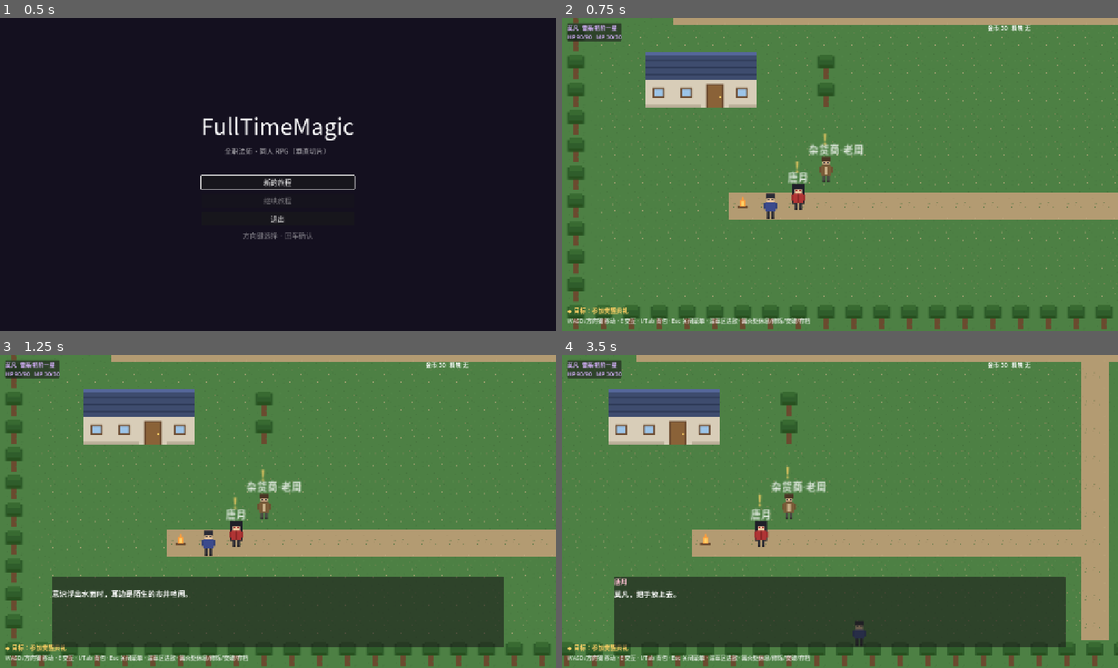
Above: before the commit, frames 1-4 (two rows, left to right).
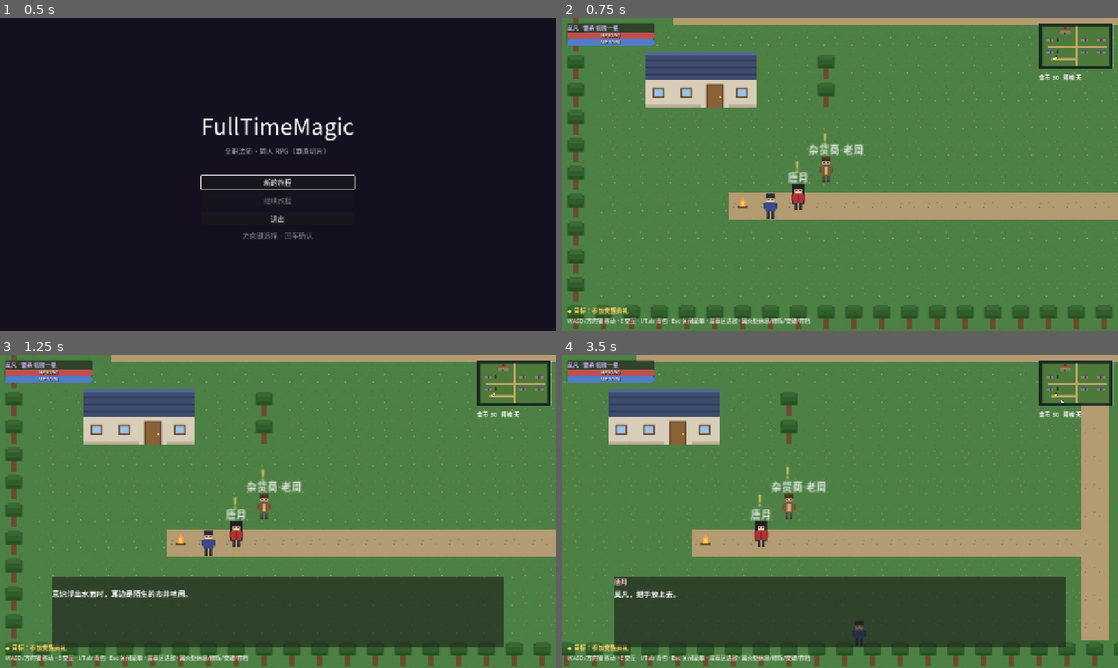
Above: after the commit, the same moments.

Repository: Lydocan/FullTimeMagic
Game: Godot game, scene res://src/main/main.tscn
Same seed, same stepped clock (60 frames per second), same inputs: the game is played once before the commit and once after it.
Inputs (mouse positions are in pixels of both pictures, inside the frame that each line leads up to):
- Up to frame 1 (0.5 s): no input
- Up to frame 2 (0.75 s): click "新的旅程" at 0.5 s
- Up to frame 3 (1.25 s): no input
- Up to frame 4 (3.5 s): tap Enter (ui_accept) at 1.25, 1.52, 2.27 s; move the mouse to (962, 495) at 1.27 s; hold D (move_right) 1.28-2.03 s; tap Space (attack) at 1.35 s; click (962, 495) at 1.42 s; move the mouse to (728, 527) at 2.02 s; hold S (move_down) 2.03-2.78 s; tap Z (boost_cycle) at 2.1 s; move the mouse to (895, 442) at 2.77 s; hold D (move_right) from 2.78 s (still down); hold E (interact) from 2.78 s (still down)

Frame 1 is identical in both runs. In frame 2, 1.8% of the frame differs, in the area x 1-100%, y 1-21%; in frame 3, 1.8%; in frame 4, 2.4%.

Commit message:
feat: 右上角小地图与主线目标黄三角指引，队伍 HP/MP 改进度条+数值
- 新增 src/ui/minimap.gd：整图地块烘焙静态纹理（4px/格），玩家白点实时
  定位；主线目标黄三角浮动指向 objective_target() 落点，不在本图则隐藏
- map_base 新增 objective_target() 虚函数，三张地图按剧情旗标覆盖：
  觉醒典礼/北门/穆宁雪/宇昂/狼王/决斗台各阶段均有落点
- 队员 HUD 改为元素色名字行 + HP 红条 + MP 蓝条，数值叠条显示；
  顺带修复中途入队成员（穆宁雪）不出现在 HUD 的旧隐患
- 金币/精魄移至小地图下方，右上角归位

Co-Authored-By: Claude <noreply@anthropic.com>

Diff:
--- /dev/null
+++ b/src/ui/minimap.gd
@@ -0,0 +1,91 @@
+extends Control
+## 右上角小地图：整图地块缩略 + 玩家白点 + 主线目标黄三角。
+##
+## 静态地块层只烘焙一次（ImageTexture），每帧仅叠加玩家/目标两个动态标记。
+## 目标落点由地图的 objective_target() 给出（世界坐标），不在本图则不画三角。
+
+const SCALE_PX := 4  # 每格地块的像素数
+const PAD := 5       # 面板内边距
+const OBJECTIVE_COLOR := Color("ffd166")  # 与左下目标文字同色
+
+## 地块字符 → 缩略色（与 tiles_proto.png 的观感对齐）。
+const TILE_COLORS := {
+	"G": Color("4d7a3a"),  # 草地
+	"H": Color("35602c"),  # 深草（暗雷区）
+	"P": Color("c9a86a"),  # 道路
+	"T": Color("1f4526"),  # 树墙
+	"R": Color("6f6f78"),  # 岩石
+	"W": Color("3a6ea8"),  # 水面
+	"F": Color("41608f"),  # 民居屋顶
+	"B": Color("8d8271"),  # 墙体
+	"D": Color("5f4028"),  # 门
+	"C": Color("9c4a3c"),  # 校舍红瓦
+	"U": Color("7a352c"),  # 校舍尖塔
+}
+
+var _map  # MapBase；按鸭子类型引用，避免与 map_base.gd 形成 preload 环
+var _tiles_tex: ImageTexture
+
+
+func setup(map) -> void:
+	_map = map
+	var size_cells: Vector2i = map.map_size()
+	var inner := Vector2(size_cells) * SCALE_PX
+	custom_minimum_size = inner + Vector2(PAD, PAD) * 2.0
+	size = custom_minimum_size
+	_bake_tiles()
+
+
+## 整图烘焙成一张小纹理：每格 1 像素 → 最近邻放大，保持像素块干净。
+func _bake_tiles() -> void:
+	var size_cells: Vector2i = _map.map_size()
+	var img := Image.create(size_cells.x, size_cells.y, false, Image.FORMAT_RGBA8)
+	for y in size_cells.y:
+		for x in size_cells.x:
+			img.set_pixel(x, y, TILE_COLORS.get(_map._cell_char(Vector2i(x, y)), TILE_COLORS["G"]))
+	img.resize(size_cells.x * SCALE_PX, size_cells.y * SCALE_PX, Image.INTERPOLATE_NEAREST)
+	_tiles_tex = ImageTexture.create_from_image(img)
+
+
+func _process(_delta: float) -> void:
+	queue_redraw()
+
+
+func _draw() -> void:
+	var inner := size - Vector2(PAD, PAD) * 2.0
+	draw_rect(Rect2(Vector2.ZERO, size), Color(0.04, 0.03, 0.09, 0.78))
+	draw_rect(Rect2(Vector2.ZERO, size), Color(1, 1, 1, 0.22), false, 1.0)
+	if _tiles_tex != null:
+		draw_texture_rect(_tiles_tex, Rect2(Vector2(PAD, PAD), inner), false)
+	_draw_marker(_map.player.global_position, Color(1, 1, 1))
+	_draw_objective()
+
+
+## 世界坐标 → 小地图像素（含内边距偏移）。
+func _to_minimap(world_pos: Vector2) -> Vector2:
+	var size_cells: Vector2i = _map.map_size()
+	var world_size := Vector2(size_cells) * float(_map.TILE)
+	return Vector2(PAD, PAD) + world_pos / world_size * (size - Vector2(PAD, PAD) * 2.0)
+
+
+func _draw_marker(world_pos: Vector2, color: Color) -> void:
+	var pos := _to_minimap(world_pos)
+	draw_circle(pos + Vector2(0.5, 0.5), 3.5, Color(0, 0, 0, 0.6))
+	draw_circle(pos, 2.5, color)
+
+
+## 主线目标黄三角：向上指并轻微浮动，目标不在本图时省略。
+func _draw_objective() -> void:
+	var target: Vector2 = _map.objective_target()
+	if target == Vector2.INF:
+		return
+	var bob := sin(Time.get_ticks_msec() / 250.0) * 1.5
+	var pos := _to_minimap(target) + Vector2(0, -5 + bob)
+	var r := 4.5
+	var points := PackedVector2Array([
+		pos + Vector2(0, -r),
+		pos + Vector2(r * 0.9, r * 0.7),
+		pos + Vector2(-r * 0.9, r * 0.7),
+	])
+	draw_colored_polygon(points, OBJECTIVE_COLOR)
+	draw_polyline(points + PackedVector2Array([points[0]]), Color(0, 0, 0, 0.55), 1.0)
--- a/src/world/arena/duel_arena.gd
+++ b/src/world/arena/duel_arena.gd
@@ -48,3 +48,10 @@
 			"学生", "", Callable())
 	add_npc(Vector2i(24, 3), "res://assets/images/char_merchant.png",
 			"围观大婶", "", Callable())
+
+
+## 主线落点：决斗结束前始终指向台中央。
+func objective_target() -> Vector2:
+	if not flag("duel_done"):
+		return _cell_center(STAGE_CELL)
+	return Vector2.INF
--- a/src/world/bo_city/bo_city.gd
+++ b/src/world/bo_city/bo_city.gd
@@ -78,3 +78,16 @@
 				{"kind": "equip", "id": "yuebai_pao"},
 				{"kind": "equip", "id": "lansui_zhui"},
 			])
+
+
+## 主线落点：觉醒典礼唐月 → 北门（去林地试练）→ 穆宁雪 → 宇昂（挑衅/毕业决斗）。
+func objective_target() -> Vector2:
+	if not flag("prologue_awaken_done"):
+		return _cell_center(Vector2i(8, 19))   # 觉醒典礼·唐月
+	if not flag("prologue_done"):
+		return _cell_center(NORTH_GATE)        # 经北门去灰雾林地
+	if not flag("ch1_mufu_done"):
+		return _cell_center(Vector2i(30, 13))  # 东街·穆宁雪
+	if not flag("ch1_yuang_done") or (flag("chapter1_half_done") and not flag("duel_intro_done")):
+		return _cell_center(Vector2i(13, 6))   # 天澜高中门口·宇昂
+	return Vector2.INF
--- a/src/world/map_base.gd
+++ b/src/world/map_base.gd
@@ -13,6 +13,7 @@
 const CAMPFIRE_SCRIPT := preload("res://src/world/campfire.gd")
 const NPC_SCRIPT := preload("res://src/world/npc.gd")
 const FOLLOWER_SCRIPT := preload("res://src/world/follower.gd")
+const MINIMAP_SCRIPT := preload("res://src/ui/minimap.gd")
 const BATTLE_SCENE := "res://src/battle/battle.tscn"
 
 ## 成员 id → 地图跟随立绘（战斗立绘同源；新增成员时在此登记）。
@@ -50,6 +51,7 @@
 var _menu_result: Label = null
 var _wealth_label: Label
 var _objective_label: Label
+var _party_box: VBoxContainer
 var _hud: CanvasLayer
 
 
@@ -409,15 +411,18 @@
 	add_child(_hud)
 	var panel := PanelContainer.new()
 	panel.position = Vector2(12, 12)
-	var box := VBoxContainer.new()
-	box.add_theme_constant_override("separation", 2)
-	panel.add_child(box)
+	_party_box = VBoxContainer.new()
+	_party_box.add_theme_constant_override("separation", 4)
+	panel.add_child(_party_box)
 	for m in GameState.party:
-		var label := Label.new()
-		label.add_theme_font_size_override("font_size", 13)
-		box.add_child(label)
-		m.set_meta("hud_label", label.get_instance_id())
+		_ensure_member_block(m)
 	_hud.add_child(panel)
+
+	var vw := get_viewport_rect().size.x
+	var mm := MINIMAP_SCRIPT.new()
+	mm.setup(self)
+	_hud.add_child(mm)
+	mm.position = Vector2(vw - mm.size.x - 12, 12)
 
 	var hint := Label.new()
 	hint.text = "WASD/方向键 移动 · E 交互 · I/Tab 背包 · Esc 关闭菜单 · 深草区遇敌 · 篝火处休息/修炼/突破/存档"
@@ -434,23 +439,76 @@
 
 	_wealth_label = Label.new()
 	_wealth_label.add_theme_font_size_override("font_size", 13)
-	_wealth_label.position = Vector2(get_viewport_rect().size.x - 300, 12)
+	_wealth_label.position = Vector2(vw - mm.size.x - 12, mm.size.y + 20)
 	_hud.add_child(_wealth_label)
+
+
+## —— 队员状态块：姓名行 + HP/MP 进度条（条上叠数值） ——
+
+## 取队员的状态块，没有则现建（中途入队的成员也能即时补上）。
+## 跨场景后旧块已随旧 HUD 销毁，失效时重建。
+func _ensure_member_block(m: CharacterState) -> void:
+	if m.has_meta("hud_block"):
+		var blk: Dictionary = m.get_meta("hud_block")
+		if is_instance_valid(blk["name"]):
+			return
+		m.remove_meta("hud_block")
+	var col := VBoxContainer.new()
+	col.add_theme_constant_override("separation", 1)
+	_party_box.add_child(col)
+	var name_label := Label.new()
+	name_label.add_theme_font_size_override("font_size", 13)
+	col.add_child(name_label)
+	m.set_meta("hud_block", {
+		"name": name_label,
+		"hp": _make_stat_bar(Color("c0504d"), col),
+		"mp": _make_stat_bar(Color("4f7dc9"), col),
+	})
+
+
+func _make_stat_bar(fill_color: Color, parent: Control) -> Dictionary:
+	var bar := ProgressBar.new()
+	bar.custom_minimum_size = Vector2(200, 15)
+	bar.show_percentage = false
+	var bg := StyleBoxFlat.new()
+	bg.bg_color = Color(0, 0, 0, 0.55)
+	bg.set_corner_radius_all(3)
+	var fill := StyleBoxFlat.new()
+	fill.bg_color = fill_color
+	fill.set_corner_radius_all(3)
+	bar.add_theme_stylebox_override("background", bg)
+	bar.add_theme_stylebox_override("fill", fill)
+	var text := Label.new()
+	text.set_anchors_preset(Control.PRESET_FULL_RECT)
+	text.horizontal_alignment = HORIZONTAL_ALIGNMENT_CENTER
+	text.vertical_alignment = VERTICAL_ALIGNMENT_CENTER
+	text.add_theme_font_size_override("font_size", 10)
+	text.add_theme_color_override("font_color", Color(1, 1, 1, 0.95))
+	text.add_theme_color_override("font_shadow_color", Color(0, 0, 0, 0.8))
+	text.add_theme_constant_override("shadow_offset_y", 1)
+	bar.add_child(text)
+	parent.add_child(bar)
+	return {"bar": bar, "text": text}
+
+
+func _update_stat_bar(stat: Dictionary, value: int, max_value: int, prefix: String) -> void:
+	var bar: ProgressBar = stat["bar"]
+	bar.max_value = maxi(max_value, 1)
+	bar.value = value
+	(stat["text"] as Label).text = "%s %d/%d" % [prefix, value, max_value]
 
 
 func _refresh_hud() -> void:
 	_objective_label.text = "◆ " + _objective_text()
 	for m in GameState.party:
-		var id: int = m.get_meta("hud_label", 0)
-		var label := instance_from_id(id) as Label
-		if label == null:
-			continue
+		_ensure_member_block(m)
+		var blk: Dictionary = m.get_meta("hud_block")
 		var el: int = m.form_element() if m.can_switch_form else m.main_element
-		label.text = "%s  %s\nHP %d/%d   MP %d/%d" % [
-			m.char_name, m.rank_label(el),
-			m.hp, m.eff_max_hp(), m.mp, m.eff_max_mp(),
-		]
-		label.add_theme_color_override("font_color", GameTypes.element_color(el).lightened(0.3))
+		var name_label: Label = blk["name"]
+		name_label.text = "%s · %s" % [m.char_name, m.rank_label(el)]
+		name_label.add_theme_color_override("font_color", GameTypes.element_color(el).lightened(0.3))
+		_update_stat_bar(blk["hp"], m.hp, m.eff_max_hp(), "HP")
+		_update_stat_bar(blk["mp"], m.mp, m.eff_max_mp(), "MP")
 	var ess := []
 	for eid in GameState.essences:
 		if GameState.essences[eid] > 0:
@@ -482,6 +540,12 @@
 	if not flag("duel_done"):
 		return "目标：天澜高中门口——毕业决斗，夺得地圣泉名额"
 	return "毕业决斗·完——地圣泉修行将在后续版本开放"
+
+
+## 当前主线目标在本图的落点（世界坐标），小地图黄三角据此指向。
+## 目标不在本图 / 剧情完结时返回 Vector2.INF（不画三角）。子类按旗标覆盖。
+func objective_target() -> Vector2:
+	return Vector2.INF
 
 
 ## —— 菜单骨架（篝火/商店/背包共用） ——
--- a/src/world/misty_grove/misty_grove.gd
+++ b/src/world/misty_grove/misty_grove.gd
@@ -72,3 +72,14 @@
 	add_npc(Vector2i(8, 18), "res://assets/images/char_tangyue.png",
 			"唐月", "prologue_done",
 			func() -> void: await Story.grove_tutorial(self))
+
+
+## 主线落点：教学战唐月 → 狼王 → 狼王尸体旁的黑教廷线索。
+func objective_target() -> Vector2:
+	if not flag("prologue_done"):
+		return _cell_center(Vector2i(8, 18))   # 入口等待的唐月
+	if not flag("elite_wolf_dead"):
+		return _cell_center(Vector2i(34, 14))  # 独眼魔狼王
+	if not flag("chapter1_half_done"):
+		return _cell_center(Vector2i(34, 13))  # 尸体旁线索触发点
+	return Vector2.INF
Not shown, added: src/ui/minimap.gd.uid
